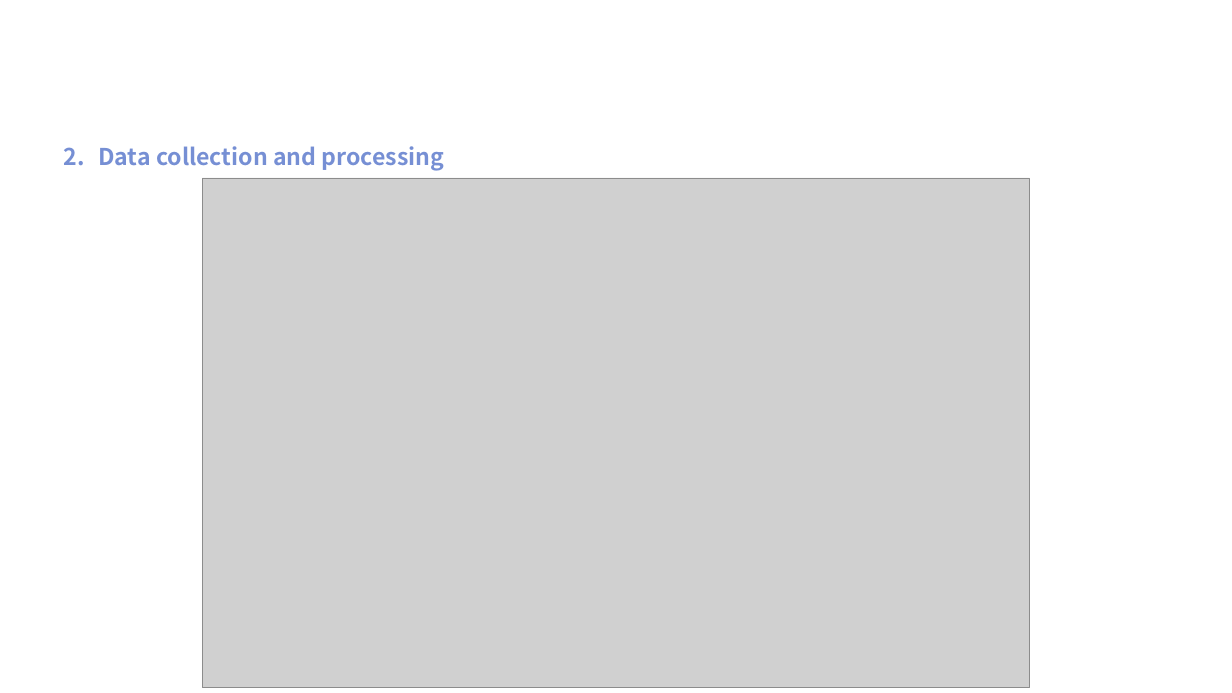
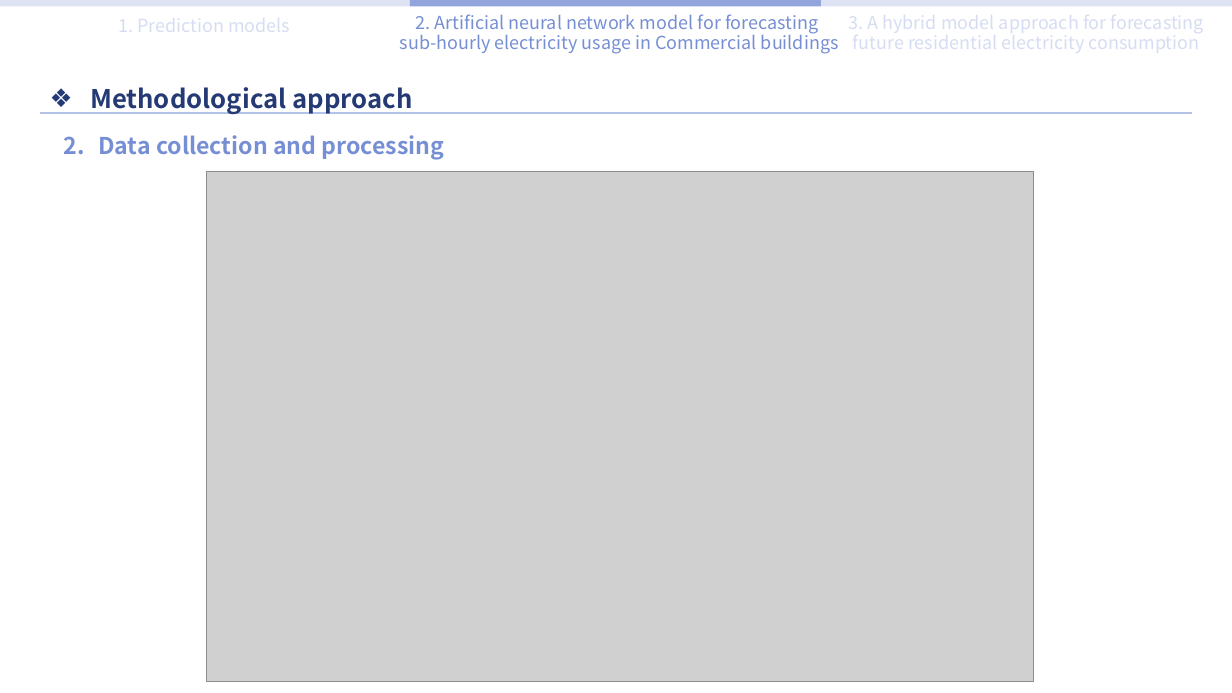
Before and after one commit to sohee98/2022-1st-Course, a slide deck: slide 10 of AI Applications/Literature study 발표/Literature study PPT-SoheeKim.pptx. Drawn at 1232x693 pixels with LibreOffice and Linux fonts; fonts in the diff are those of the drawing; grey boxes stand for pictures. Boxes give left, top, right and bottom in pixels: in the first picture for what was removed or moved away, otherwise in the second. Text is boxed around its words. In the diff, an @@ line names an element or a change of style, - is before the commit and + after.

```diff
--- a/AI Applications/Literature study 발표/Literature study PPT-SoheeKim.pptx
+++ b/AI Applications/Literature study 발표/Literature study PPT-SoheeKim.pptx
@@ rectangle added at (0, 0, 410, 6), fill #D6DDF2 at 80% opacity @@
@@ text added at (400, 14, 839, 54), 14 pt, text #768FD4 @@
+2. Artificial neural network model for forecasting
+sub-hourly electricity usage in Commercial buildings
@@ rectangle added at (410, 0, 822, 6), fill #768FD4 at 80% opacity @@
@@ rectangle added at (821, 0, 1232, 6), fill #D6DDF2 at 80% opacity @@
@@ text added at (90, 87, 412, 115), 20 pt, text #253A75, bold @@
+❖ Methodological approach
@@ line added from (41, 114) to (1192, 114), #B6C3E8 1.5 pt @@
@@ text "Data collection and processing": place and size @@
-text "Data collection and processing" at (98, 146, 444, 170)
+text "Data collection and processing" at (98, 135, 444, 160)
@@ picture: place and size @@
-picture at (202, 178, 1030, 689)
+picture at (206, 171, 1033, 681)
```
Also in this commit, not shown: 7 other slides changed, 9 slides added.
